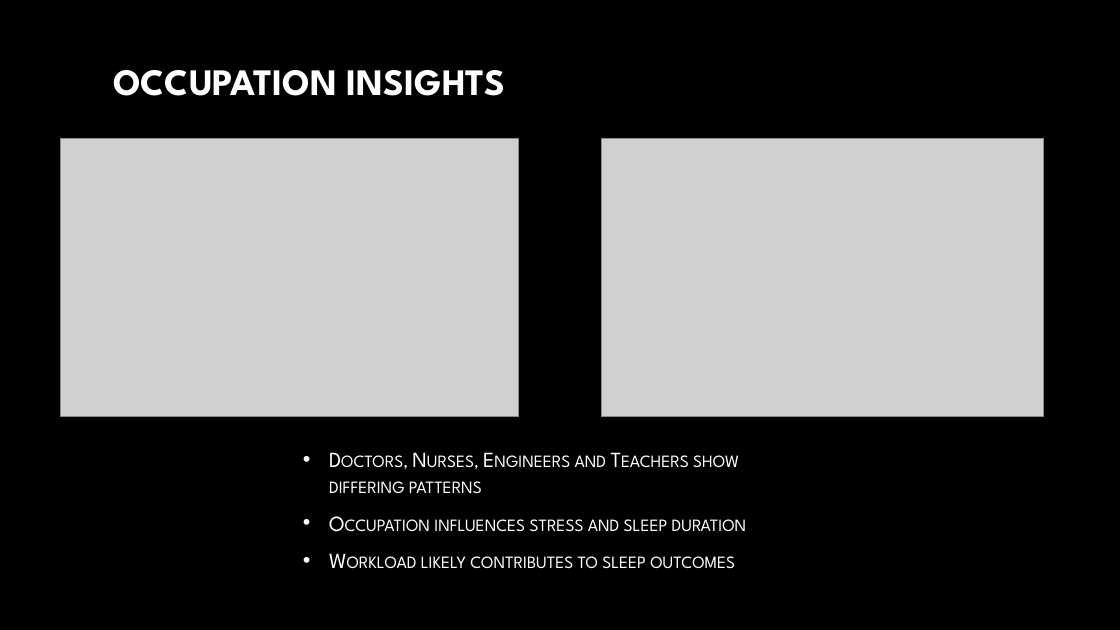
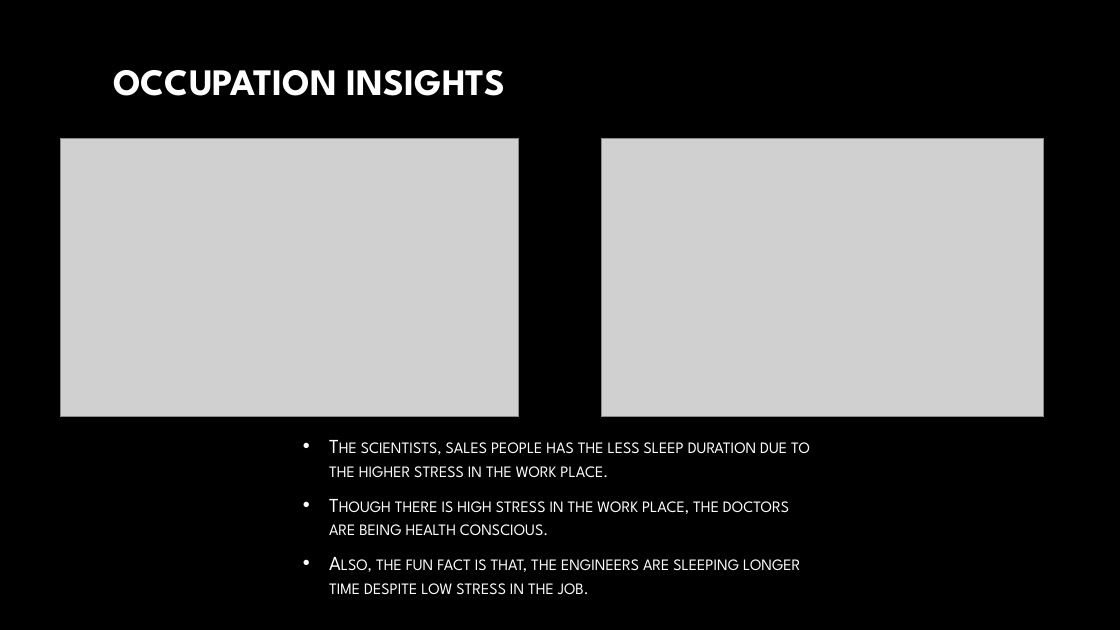
Before and after one commit to Decode333/protobridge-python, a slide deck: slide 11 of Python Programming/Chapter-5/Sleep Health and Lifestyle.pptx. Drawn at 1120x630 pixels with LibreOffice and Linux fonts; fonts in the diff are those of the drawing; grey boxes stand for pictures; background and template pictures are left out. Boxes give left, top, right and bottom in pixels: in the first picture for what was removed or moved away, otherwise in the second. Text is boxed around its words. In the diff, an @@ line names an element or a change of style, - is before the commit and + after.

Commit message:
Chapter 6 - Task - PPT correction

```diff
--- a/Python Programming/Chapter-5/Sleep Health and Lifestyle.pptx
+++ b/Python Programming/Chapter-5/Sleep Health and Lifestyle.pptx
@@ text at [329, 442, 810, 594]: text changed; size 18.5 to 17 pt @@
-• Doctors, Nurses, Engineers and Teachers show differing patterns
-• Occupation influences stress and sleep duration
-• Workload likely contributes to sleep outcomes
+• The scientists, sales people has the less sleep duration due to the higher stress in the work place.
+• Though there is high stress in the work place, the doctors are being health conscious.
+• Also, the fun fact is that, the engineers are sleeping longer time despite low stress in the job.
```
